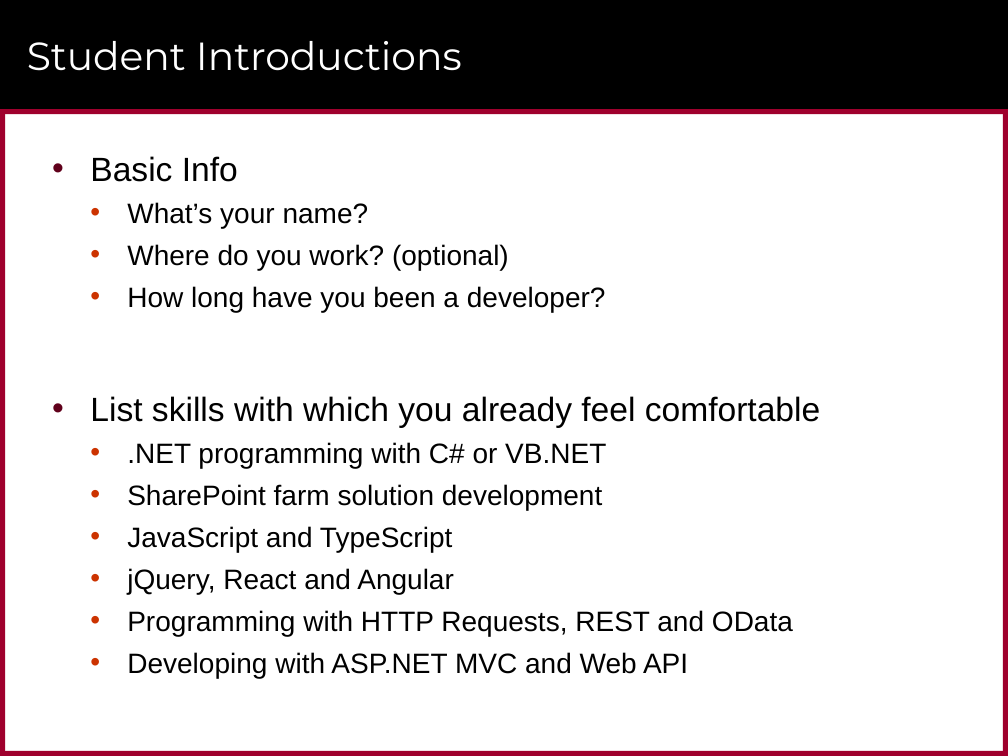
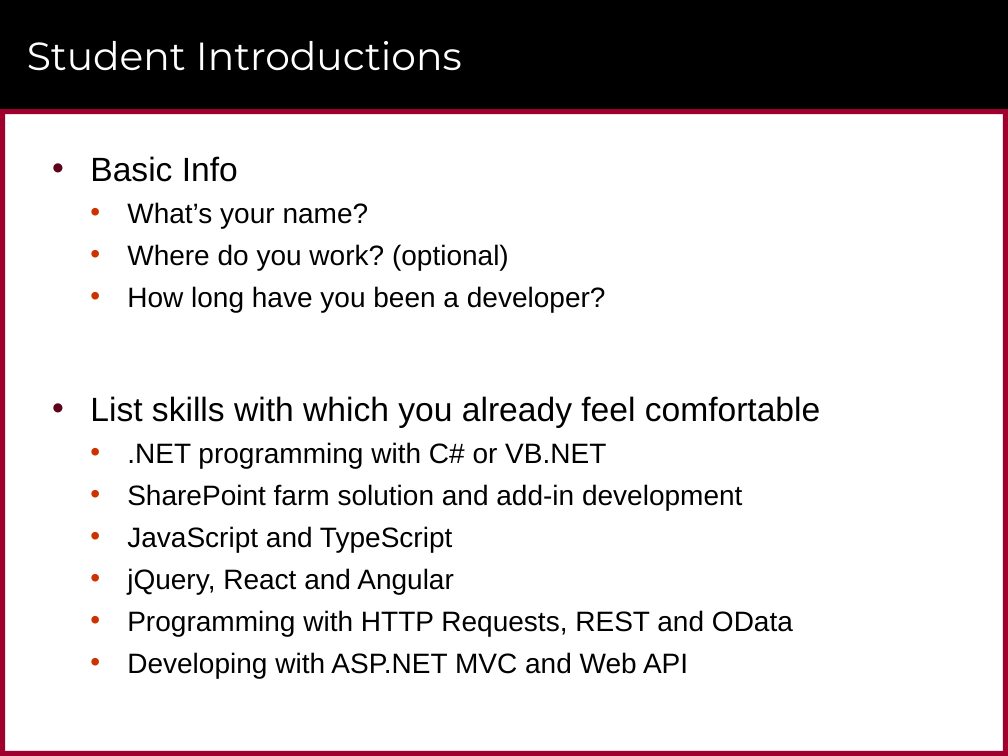
Before and after one commit to CriticalPathTraining/MSD365_Courseware, a slide deck: slide 2 of 01 GettingStarted.pptx. Drawn at 1008x756 pixels with LibreOffice and Linux fonts; fonts in the diff are those of the drawing; background and template pictures are left out. Boxes give left, top, right and bottom in pixels: in the first picture for what was removed or moved away, otherwise in the second. Text is boxed around its words. In the diff, an @@ line names an element or a change of style, - is before the commit and + after.

```diff
--- a/01 GettingStarted.pptx
+++ b/01 GettingStarted.pptx
@@ text at (x1=127, y1=484, x2=742, y2=510): text changed @@
-  • SharePoint farm solution development
+  • SharePoint farm solution and add-in development
```
Also in this commit, not shown: 4 other slides changed, 1 slide removed, 3 other files.
